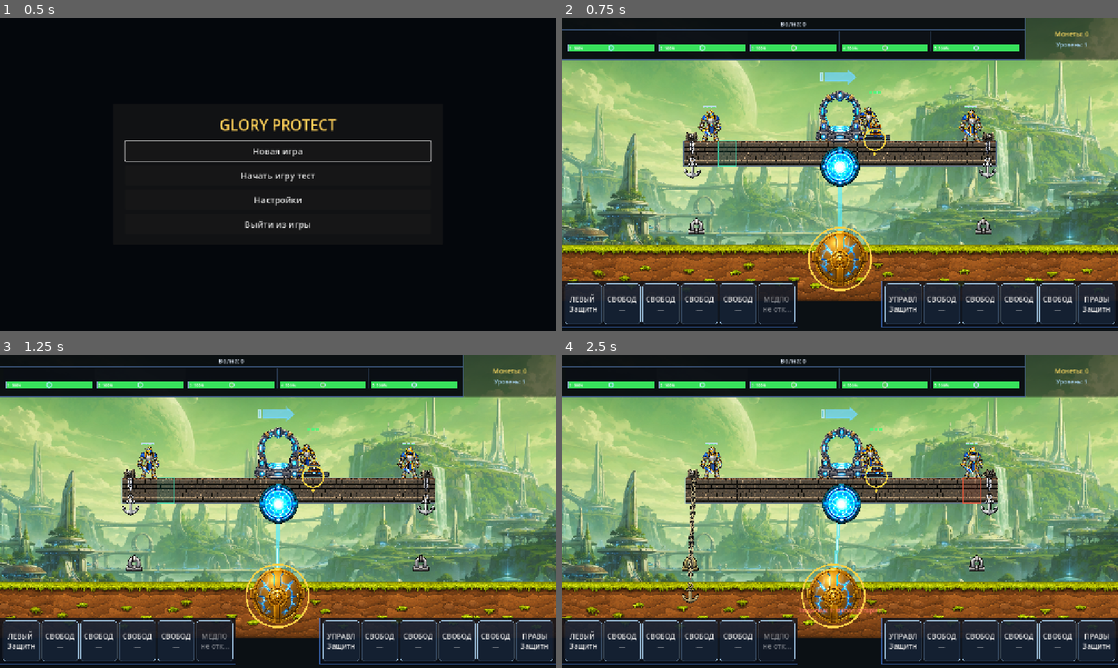
Above: before the commit, frames 1-4 (two rows, left to right).
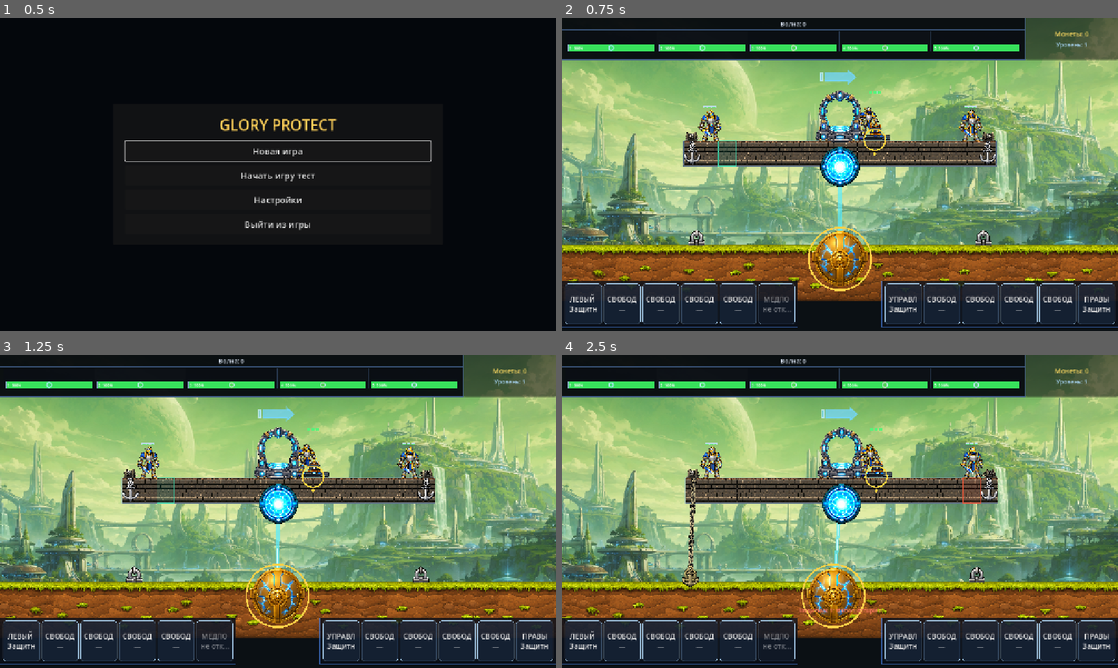
Above: after the commit, the same moments.

Repository: bageus/GloryProtect
Game: Godot game, scene res://scenes/app/app_shell.tscn
The game is run twice, just before and just after one commit, with the same random seed, the same clock (stepped at 60 frames per second) and the same inputs.
Inputs (mouse positions are in pixels of both pictures, inside the frame that each line leads up to):
- Up to frame 1 (0.5 s): no input
- Up to frame 2 (0.75 s): click "Новая игра" at 0.5 s
- Up to frame 3 (1.25 s): no input
- Up to frame 4 (2.5 s): tap Enter (ui_accept) at 1.25, 1.52 s; move the mouse to (962, 495) at 1.27 s; hold X (gp_assign_right_anchor) 1.28-2 s; hold 1 (gp_anchor_1) 1.28-2 s; click (962, 495) at 1.42 s; drag from (728, 527) to (812, 574) at 2.02 s

Frame 1 is identical in both runs. In frame 2, 0.7% of the frame differs, in the area x 21-79%, y 39-73%; in frame 3, 0.7%; in frame 4, 0.8%, in the area x 21-79%, y 39-80%.

Commit message:
Fix base anchor clamp alpha regions and grounding

Diff:
--- a/scripts/anchors/anchor_visual_controller_polished.gd
+++ b/scripts/anchors/anchor_visual_controller_polished.gd
@@ -32,7 +32,7 @@
 # The widest trap winch remains inside one 40 px platform cell at this scale.
 const WINCH_SCALE_MULTIPLIER := 0.42
 const ANCHOR_CHAIN_ATTACH_DEPTH := 14.0
-const GROUND_CLAMP_OFFSET := Vector2(0.0, 8.0)
+const GROUND_CLAMP_OFFSET := Vector2(0.0, 2.0)
 const WINCH_CHAIN_EXIT_OFFSET := Vector2(0.0, -2.0)
 
 
@@ -46,6 +46,8 @@
 	_clamp_source_rect = _calculate_alpha_bounds(BASE_CLAMP_TEXTURE)
 	_anchor_source_rect = _calculate_alpha_bounds(BASE_ANCHOR_TEXTURE)
 	var cropped_textures: Array[Texture2D] = [
+		BASE_ANCHOR_TEXTURE,
+		BASE_CLAMP_TEXTURE,
 		BASE_WINCH_TEXTURE,
 		STRONG_WINCH_TEXTURE_POLISHED,
 		ELECTRIC_WINCH_TEXTURE_POLISHED,
@@ -88,6 +90,21 @@
 
 func get_base_clamp_source_rect_for_tests() -> Rect2:
 	return _clamp_source_rect
+
+
+func get_registered_base_anchor_source_rect_for_tests() -> Rect2:
+	return _get_texture_source_rect(BASE_ANCHOR_TEXTURE)
+
+
+func get_registered_base_clamp_source_rect_for_tests() -> Rect2:
+	return _get_texture_source_rect(BASE_CLAMP_TEXTURE)
+
+
+func get_ground_clamp_rect_for_tests(ground: Vector2) -> Rect2:
+	var source_rect: Rect2 = get_registered_base_clamp_source_rect_for_tests()
+	var size: Vector2 = source_rect.size * get_clamp_visual_scale()
+	var bottom: Vector2 = get_ground_clamp_bottom_for_tests(ground)
+	return Rect2(bottom + Vector2(-size.x * 0.5, -size.y), size)
 
 
 func _draw_winch(
